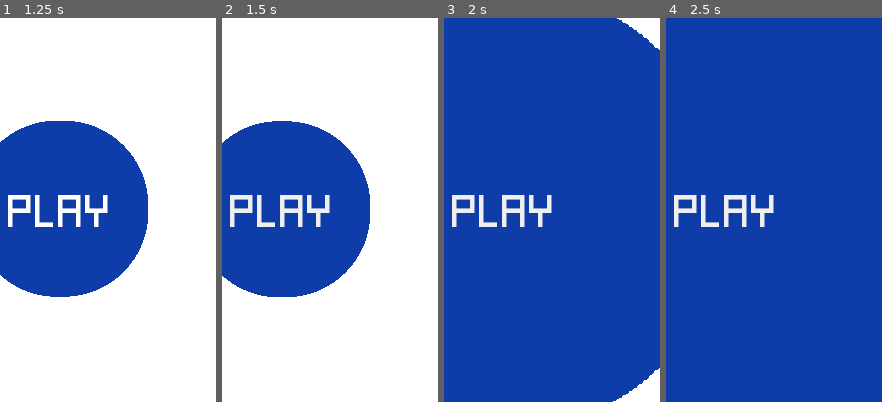
Above: before the commit, frames 1-4 (left to right).
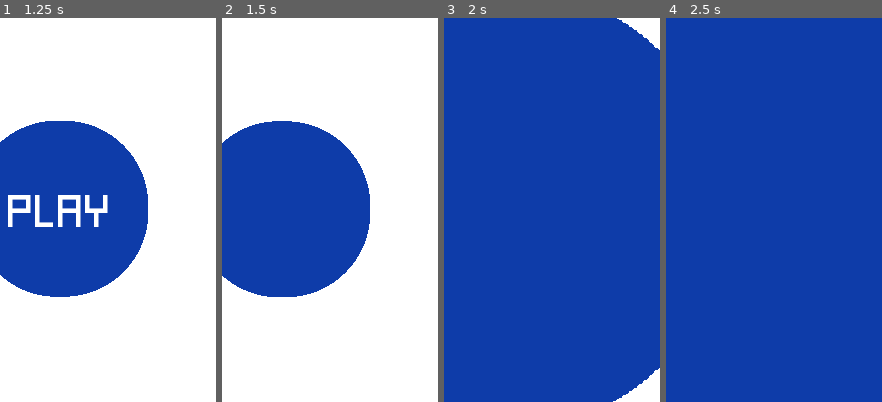
Above: after the commit, the same moments.

Repository: msanatan/Approximately
Game: Godot game, scene res://Scenes/MainMenu.tscn
Two runs of this game, one before a commit and one after it. Both use one fixed random seed, a clock stepped at 60 frames per second and the inputs below.
Inputs (mouse positions are % of the whole screen's width and height, from its top left):
- Up to frame 1 (1.25 s): click "Play" at 0.5 s
- Up to frame 2 (1.5 s): click "Play" at 1.25 s
- Up to frame 3 (2 s): no input
- Up to frame 4 (2.5 s): click (50, 50) at 2 s, where only the run before the commit has a clickable "Play"
The pictures show only the part of the screen within x 36-86%, y 25-75%; the shares and areas given below are measured in that part.

Frame 1 is identical in both runs. In frame 2, 1.7% of the frame differs, in the area x 3-50%, y 46-55%; in frame 3, 1.7%; in frame 4, 1.7%.

Commit message:
Hide Play button when scene transition starts

Diff:
--- a/Scripts/MainMenu.gd
+++ b/Scripts/MainMenu.gd
@@ -10,6 +10,7 @@
 
 
 func _on_PlayButton_pressed():
+    $PlayButton.visible = false
     $CircleGrowingTransition.transition_start('#0f3daa')
 
 
